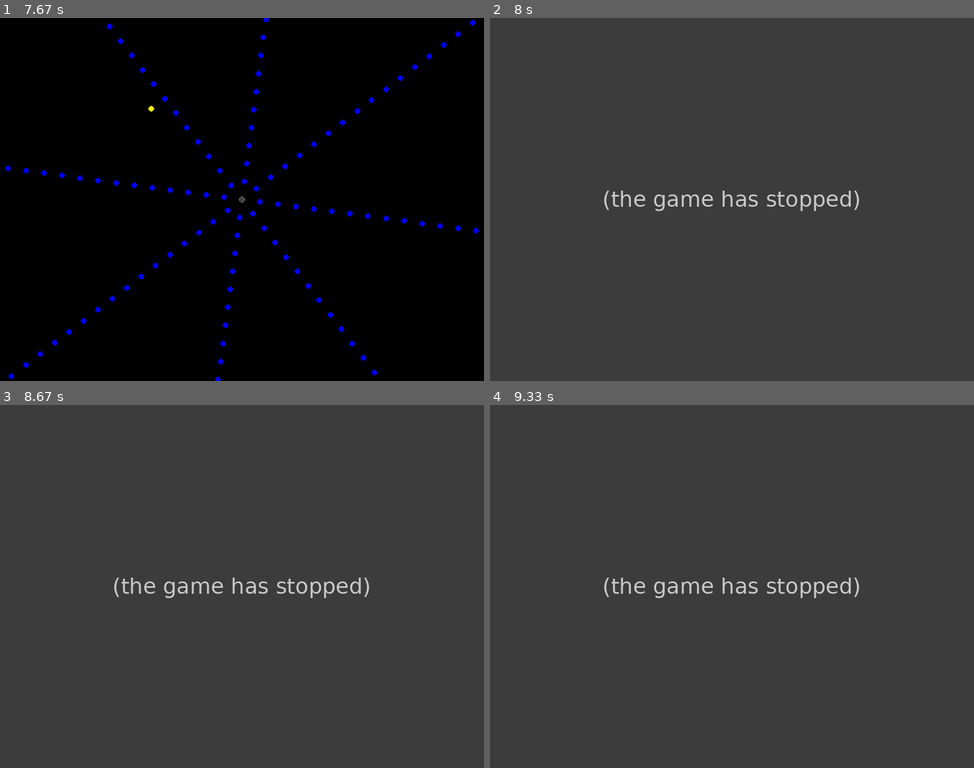
Above: before the commit, frames 1-4 (two rows, left to right).
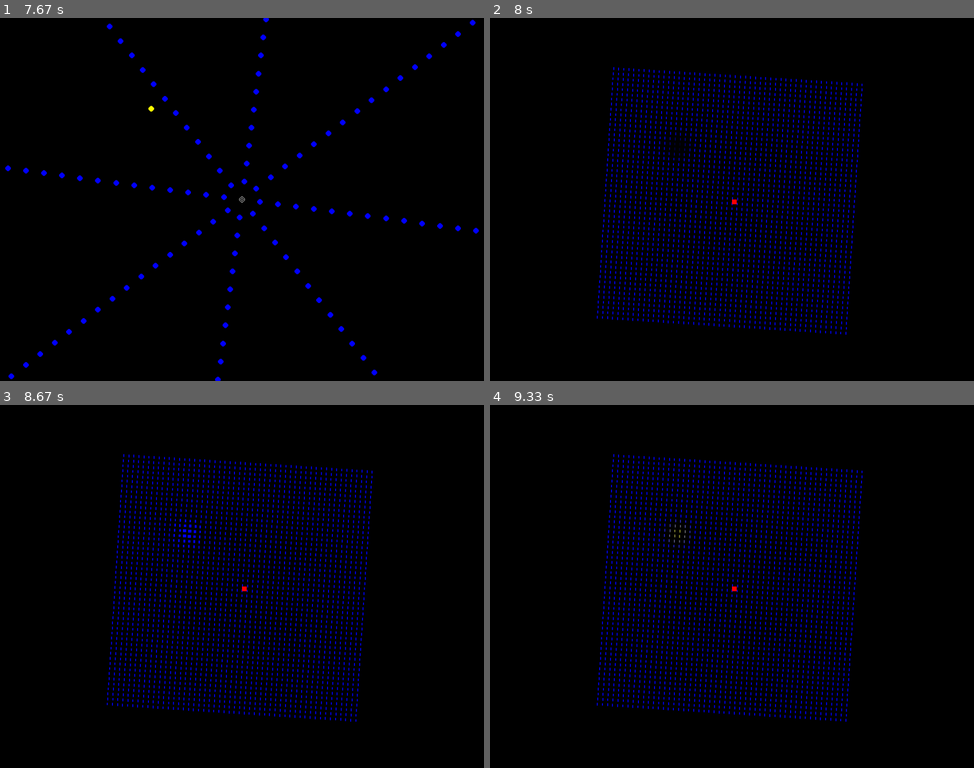
Above: after the commit, the same moments.

Repository: Franck-Dernoncourt/MIB
Game: pygame game, started from src/main.py
Same seed, same stepped clock (60 frames per second), same inputs: the game is played once before the commit and once after it. The source is Python 2; it was converted automatically to run under Python 3.
Inputs (mouse positions are in pixels of both pictures, inside the frame that each line leads up to):
- Up to frame 1 (7.67 s): type "Ann (at the terminal prompt)" at 0 s; tap 1 at 0.33, 6, 6.4, 6.7 s; click (290, 279) at 0.72 s; click (300, 232) at 1.05 s; click (67, 188) at 1.38 s; click (227, 137) at 1.72 s; click (164, 79) at 2.05 s; click (343, 134) at 2.88 s; click (96, 76) at 3.22 s; click (106, 239) at 3.55 s; click (135, 130) at 4.38 s; click (145, 228) at 4.72 s; click (125, 105) at 5.05 s; click (130, 322) at 5.38 s; click (145, 253) at 5.72 s; click (188, 308) at 6.88 s; click (62, 312) at 7.22 s; click (174, 337) at 7.55 s
- Up to frame 2 (8 s): click (838, 312) at 7.88 s
- Up to frame 3 (8.67 s): click (372, 604) at 8.22 s; click (421, 691) at 8.55 s
- Up to frame 4 (9.33 s): click (577, 655) at 8.88 s; click (775, 702) at 9.22 s

Frame 1 is identical in both runs. In frame 2, 100% of the frame differs, in the area x 0-100%, y 0-100%; in frame 3, 100%; in frame 4, 100%.
Before the commit the program exited at 7.9 s; later frames show no game.

Commit message:
First versions of http://www.yale.edu/perception/Brian/demos/MIB-PercScotoma-2.html : Demonstration #3a: Luminance Distortion Demonstration #3b: Contraction Distortion Demonstration #3c: Expansion Distortion Demonstration #3e: Color Distortion

Diff:
--- a/src/illusions/exp4.py
+++ b/src/illusions/exp4.py
@@ -30,18 +30,20 @@
 window_scale = min(window_size)/2.0
 
 grid_spacing = 0.2
-grid_size = (1, 1)
+grid_size = (1.4, 1.4)
 grid_center = (0, 0)
 grid_width_points = 50
 grid_height_points = grid_width_points
-grid_width = 1.2
-grid_height = 1.2
+grid_width = 1.4
+grid_height = 1.4
 grid_color = (0, 0, 255)
 grid_lines_width = 2
 grid_space_height = 0.002
 square_center_color = (255, 0, 0)
 square_center_location = (0, 0)
 square_center_size = (10, 10)
+distortion_center = (-0.3, 0.3)
+distortion_radius = 0.09
 
 # Takes real coordinates, returns pixel coordinates
 def coord(real):
@@ -63,7 +65,12 @@
     return (g_cos[rotation_number] * point[0] + g_sin[rotation_number] * point[1], -g_sin[rotation_number] * point[0] + g_cos[rotation_number] * point[1])
 
 
-def exp4(full_screen, experiment_env, surf, object_type):
+# Compute distance between two 2D points
+def distance(x, y):
+    return sqrt((x[0]-y[0])*(x[0]-y[0])+(x[1]-y[1])*(x[1]-y[1]))
+
+
+def exp4(full_screen, experiment_env, surf, distortion_type):
     try:
         t0 = pygame.time.get_ticks()
         frames = 0
@@ -77,17 +84,30 @@
             t = (pygame.time.get_ticks() - t0)/2000.0
             set_rotation(rotation_speed * t)
 
-            ## Blue grid
+            ## Blue grid + distortion
             for col in range(grid_width_points):
                 for row in range(grid_height_points):
                     fr = (float(col) / grid_width_points * grid_width - (float(grid_width)/2) , float(row) / grid_height_points * grid_height - (float(grid_height)/2) )
                     fr2 = rotate(fr)
-                    #to = (fr[0] + g_cos[0] / grid_width_points * grid_width , fr[1] + g_sin[0] / grid_height_points * grid_height)
                     to = (fr2[0], fr2[1] + 1 / float(grid_height_points * grid_height) - grid_space_height)
+
+                    ## Distortion type
+                    grid_color = (0, 0, 255)
+                    grid_lines_width = 2
+                    if distance(to, distortion_center) < distortion_radius:
+                        ratio = float(distance(to, distortion_center))/distortion_radius
+                        if distortion_type == 'luminance_distortion':
+                            grid_color = (0, 0, ratio*255)
+                        elif distortion_type == 'contraction_distortion':
+                            to = (fr2[0], fr2[1] + (1 / float(grid_height_points * grid_height) - grid_space_height) * ratio / 2 )
+                        elif distortion_type == 'expansion_distortion':
+                            grid_lines_width = min([round(1/(ratio/2.5+0.02)), 7])
+                            print grid_lines_width
+                        elif distortion_type == 'curvature_distortion':
+                            a = 1
+                        elif distortion_type == 'color_distortion':
+                            grid_color = ((255-ratio*255)/1.3, (255-ratio*255)/1.3, ratio*255)
                     pygame.draw.line(surf, grid_color, coord(fr2), coord(to), grid_lines_width)
-
-
-            ## Distortion
 
 
             ## Display the center square
--- a/src/main.py
+++ b/src/main.py
@@ -17,6 +17,8 @@
 from illusions import exp1
 from illusions import exp2
 from illusions import exp3
+from illusions import exp4
+
 
 import os, pygame
 from pygame.locals import *
@@ -47,7 +49,7 @@
     result_file.write('SUBJ' + experiment_env["separator"] + 'EXP#' + experiment_env["separator"] +'ANSWER' + experiment_env["separator"] + 'TIMESTAMP' + '\n')
 
     # Graphics initializations
-    full_screen = True
+    full_screen = False
     window_size = (1024, 768)
     pygame.init()
     if full_screen:
@@ -64,6 +66,11 @@
     exp3.exp3(full_screen, experiment_env, surf, "hole")
     exp3.exp3(full_screen, experiment_env, surf, "luminance_cycle")
     exp3.exp3(full_screen, experiment_env, surf, "luminance_control")
+    exp4.exp4(full_screen, experiment_env, surf, "luminance_distortion")
+    exp4.exp4(full_screen, experiment_env, surf, "contraction_distortion")
+    exp4.exp4(full_screen, experiment_env, surf, "expansion_distortion")
+    exp4.exp4(full_screen, experiment_env, surf, "curvature_distortion")
+    exp4.exp4(full_screen, experiment_env, surf, "color_distortion")
 
 
 finally:
